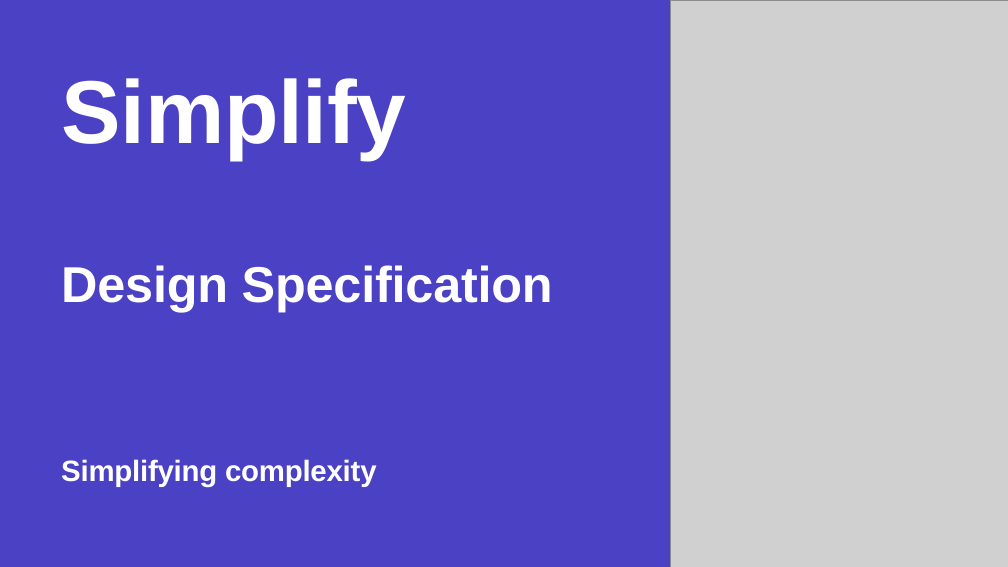
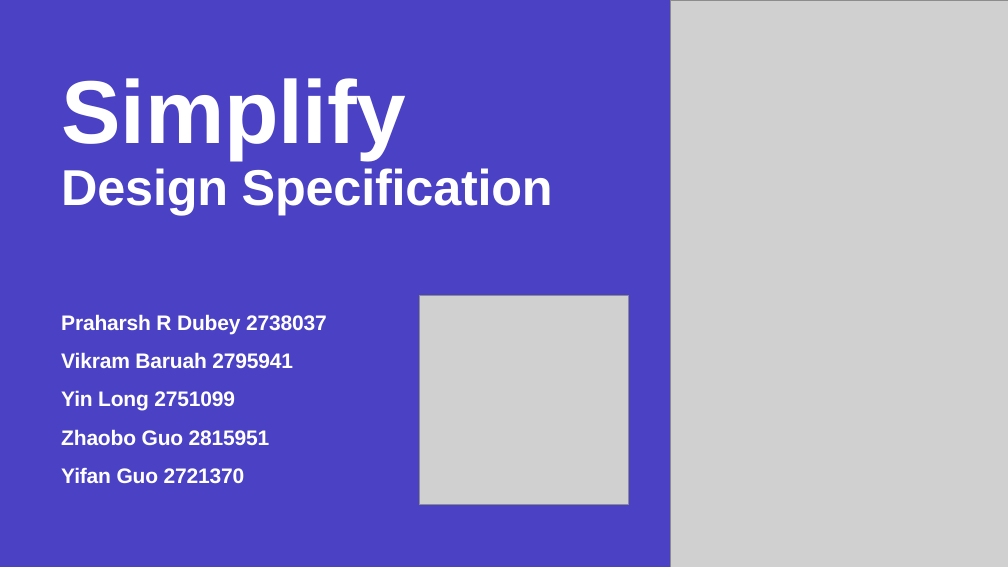
Before and after one commit to praharsh05/ITech-Group, a slide deck: slide 1 of ITech_GP.pptx. Drawn at 1008x567 pixels with LibreOffice and Linux fonts; fonts in the diff are those of the drawing; grey boxes stand for pictures. Boxes give left, top, right and bottom in pixels: in the first picture for what was removed or moved away, otherwise in the second. Text is boxed around its words. In the diff, an @@ line names an element or a change of style, - is before the commit and + after.

Commit message:
latest edit

```diff
--- a/ITech_GP.pptx
+++ b/ITech_GP.pptx
@@ title "Simplify Design Specification" rewrapped from (x1=61, y1=78, x2=553, y2=312) to (x1=61, y1=78, x2=553, y2=215) @@
@@ picture added at (x1=420, y1=296, x2=628, y2=504) @@
@@ subtitle at (x1=61, y1=314, x2=327, y2=483): text changed; size 28 to 20 pt @@
-Simplifying complexity
+Praharsh R Dubey 2738037
+Vikram Baruah 2795941
+Yin Long 2751099
+Zhaobo Guo 2815951
+Yifan Guo 2721370
```
Also in this commit, not shown: 2 other slides changed, 8 slides added, 9 slides removed.
